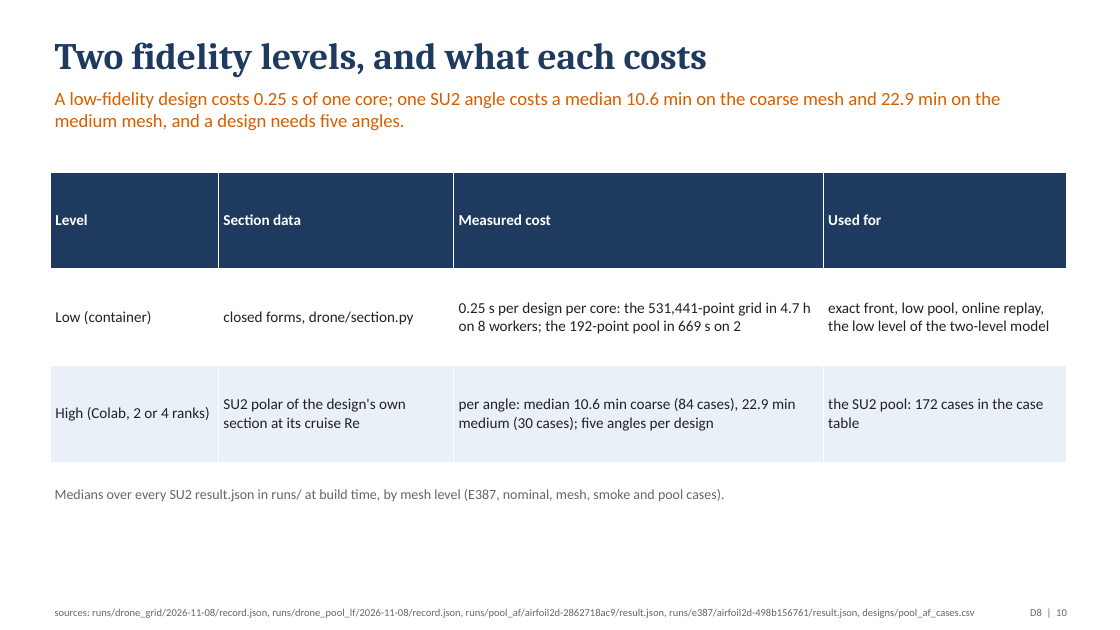
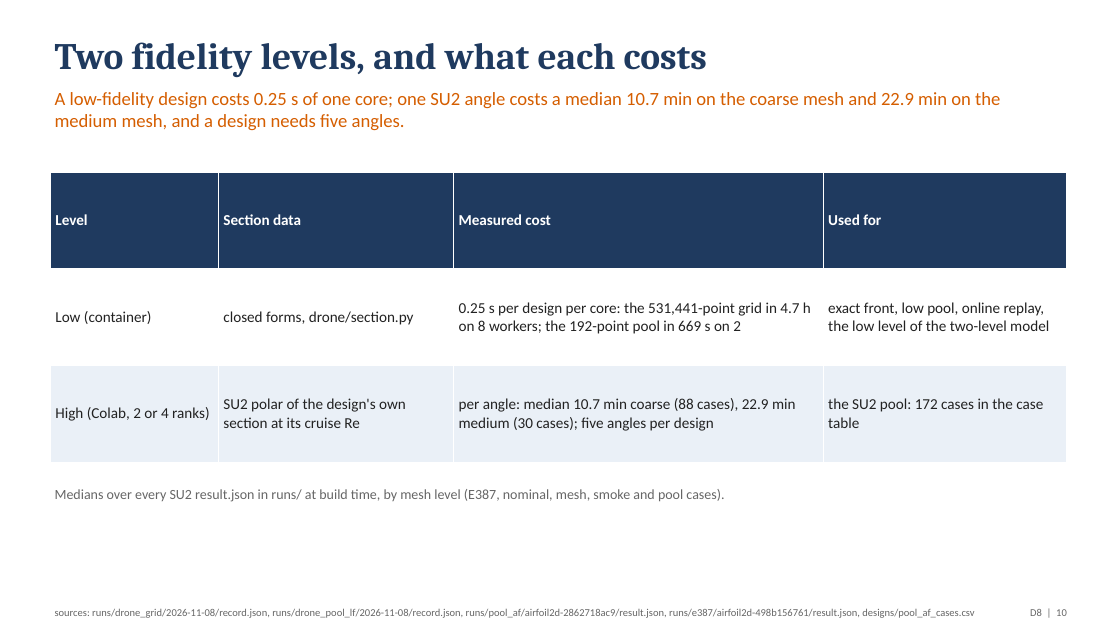
Before and after one commit to emarinhoss/ai-engineering, a slide deck: slide 10 of docs/talk/deck_drone.pptx. Drawn at 1120x630 pixels with LibreOffice and Linux fonts; fonts in the diff are those of the drawing. Boxes give left, top, right and bottom in pixels: in the first picture for what was removed or moved away, otherwise in the second. Text is boxed around its words. In the diff, an @@ line names an element or a change of style, - is before the commit and + after.

```diff
--- a/docs/talk/deck_drone.pptx
+++ b/docs/talk/deck_drone.pptx
@@ text at (x1=55, y1=92, x2=1000, y2=131): text changed @@
-A low-fidelity design costs 0.25 s of one core; one SU2 angle costs a median 10.6 min on the coarse mesh and 22.9 min on the medium mesh, and a design needs five angles.
+A low-fidelity design costs 0.25 s of one core; one SU2 angle costs a median 10.7 min on the coarse mesh and 22.9 min on the medium mesh, and a design needs five angles.
@@ table at (x1=50, y1=172, x2=1067, y2=462) @@
-row 3, column 3: per angle: median 10.6 min coarse (84 cases), 22.9 min medium (30 cases); five angles per design
+row 3, column 3: per angle: median 10.7 min coarse (88 cases), 22.9 min medium (30 cases); five angles per design
```
Also in this commit, not shown: 8 other slides changed, 5 other files.
